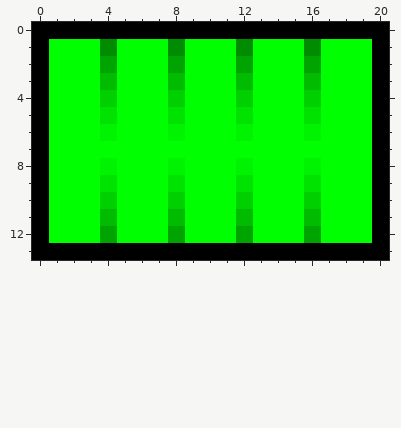
Two states of a pixel-art sprite, resources/icons/PauseQuafe/skill_level_5.png. The first picture shows the starting point.
The file is 21x14 pixels. Colours within 5 levels of each other are drawn and written as one.
After the commit:
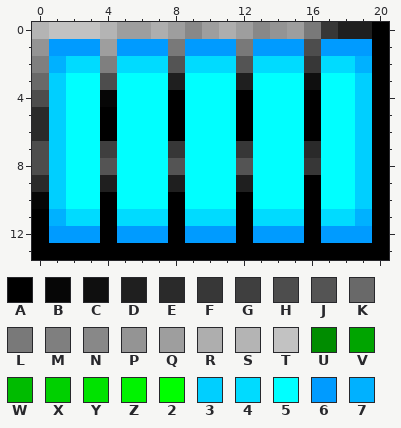
Palette (. is transparent): A #000000  B #060606  C #0f0f0f  D #1f1f1f  E #2a2a2a  F #373737  G #3f3f3f  H #4d4d4d  J #545454  K #696969  L #797979  M #7f7f7f  N #888888  P #949494  Q #9e9e9e  R #aeaeae  S #b4b4b4  T #c2c2c2  U #008c00  V #00a400  W #00bb00  X #00d000  Y #00e300  Z #00f300  2 #00ff00  3 #00cfff  4 #00dbff  5 #00ffff  6 #009bff  7 #00b1ff
From old to new:
Changed rows in their new state; - is an unchanged pixel.
first column x 0:
 0 STTTSQQRQNQRQNPQLFDD
 1 P666Q666L666L666H666
 2 M744M444J444J444F447
 3 K355H555D555D555C553
 4 H355B555A555A555A553
 5 E355A555A555A555A553
 6 E355A555A555A555A553
 7 H355G555F555F555E553
 8 H355J555J555J555F553
 9 E355D555D555D555A553
10 B355A555A555A555A553
11 -744A444A444A444A447
12 -666A666A666A666A666
Changed places in both pictures, as pixel boxes (x1, y1, x2, y2):
changed: (32, 22, 372, 243)
